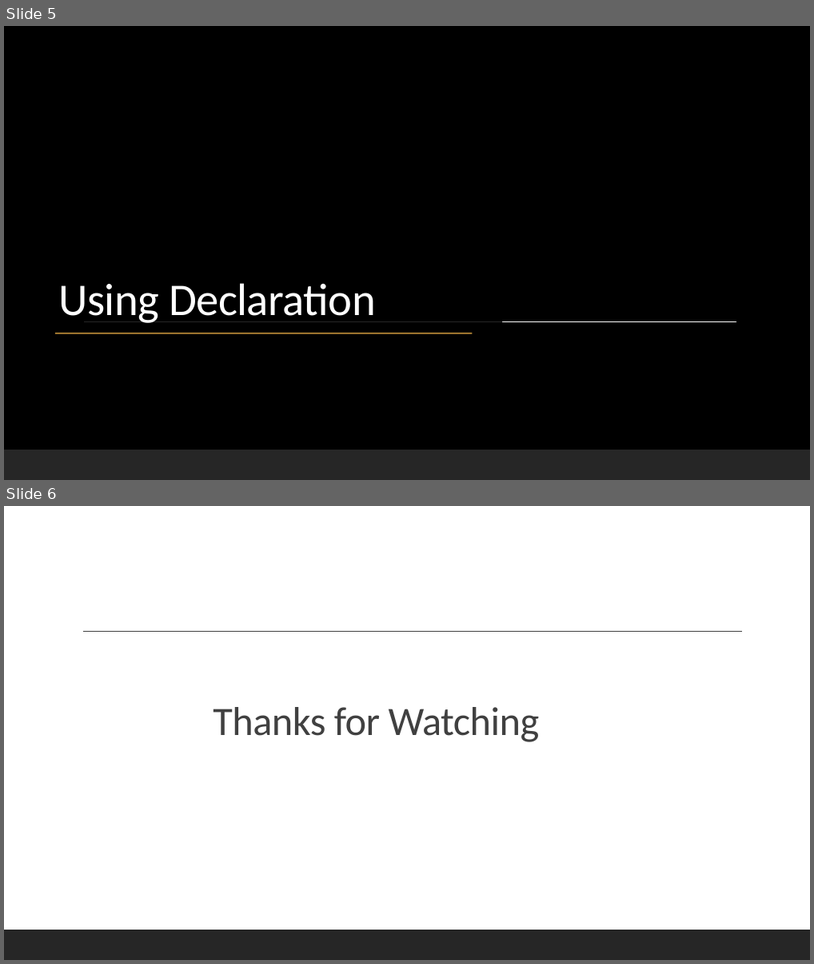
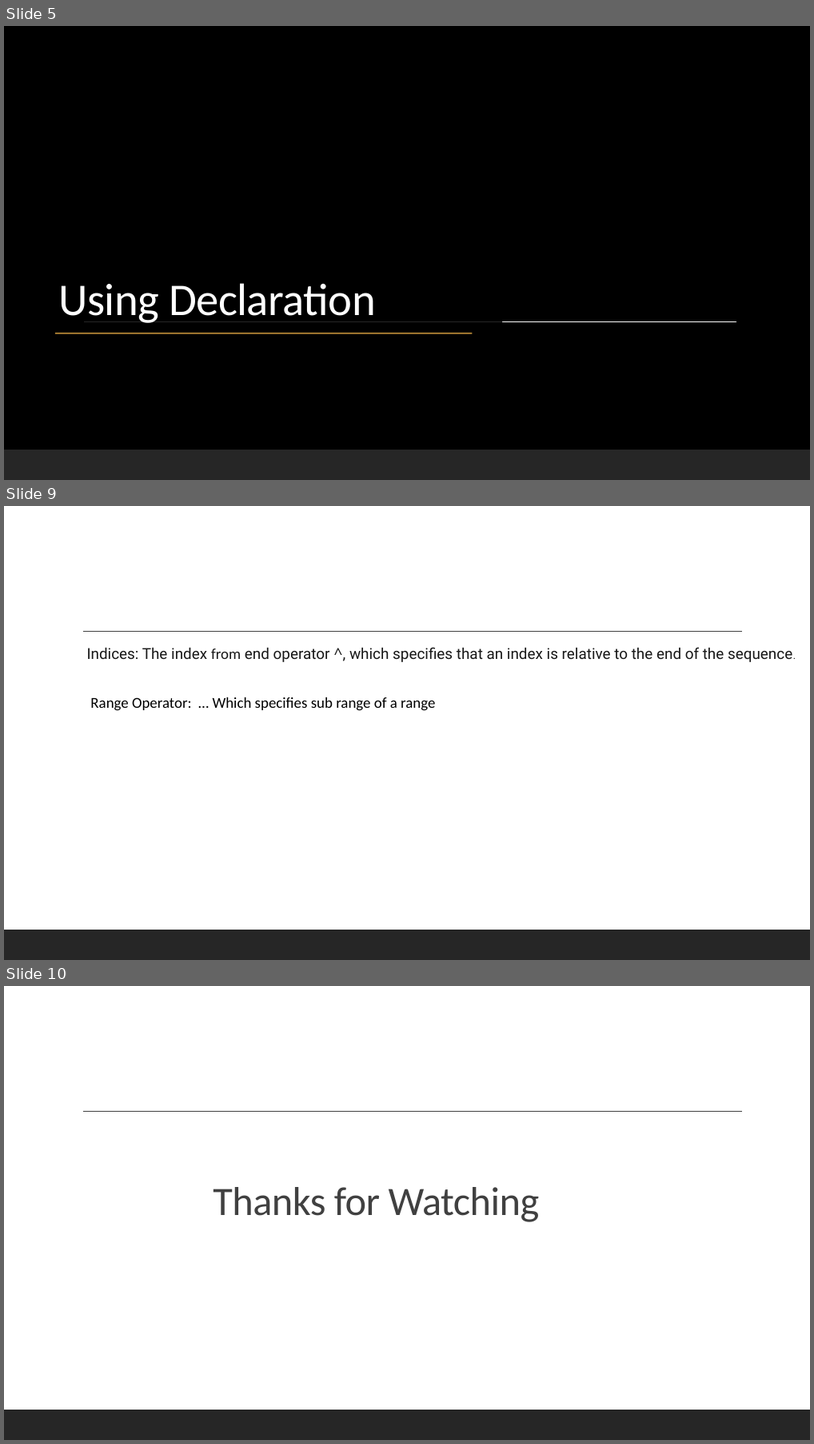
Before and after one commit to picoage/CSharp8Features, a slide deck: C# 8 Features.pptx. Shown one above the other, each under a label of ours: slides 5 and 6 before the commit, slides 5, 9 and 10 after it; the slides between them are not shown. The pictures are 814x964 and 814x1444 pixels, drawn with LibreOffice and Linux fonts; fonts in the diff are those of the drawing; background and template pictures are left out. Boxes give left, top, right and bottom in pixels: in the first picture for what was removed or moved away, otherwise in the second. Text is boxed around its words. In the diff, an @@ line names an element or a change of style, - is before the commit and + after.

Commit message:
Index and range added

```diff
--- a/C# 8 Features.pptx
+++ b/C# 8 Features.pptx
@@ slide 9 added at (4,506,810,960), background #FFFFFF; not listed: 2 template elements that a slide beside it also shows @@
@@ text added at (87,647,793,662), 18 pt, text #171717 @@
+Indices: The index from end operator ^, which specifies that an index is relative to the end of the sequence.
@@ text added at (90,697,435,711), 18 pt, text #000000 @@
+Range Operator: … Which specifies sub range of a range
@@ what was slide 6 is now slide 10 @@
```
Also in this commit, not shown: 3 other slides added, 3 other files.
